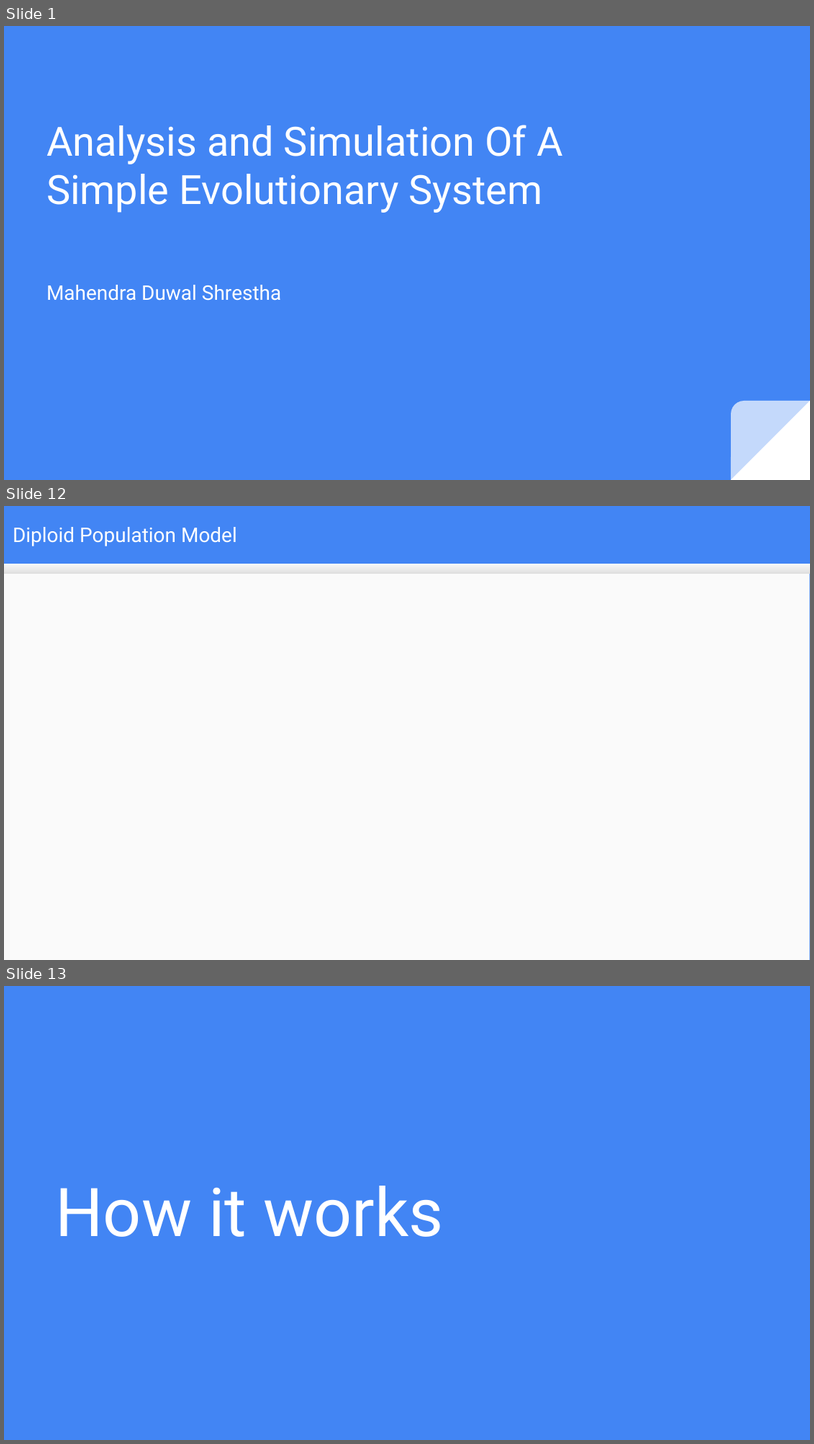
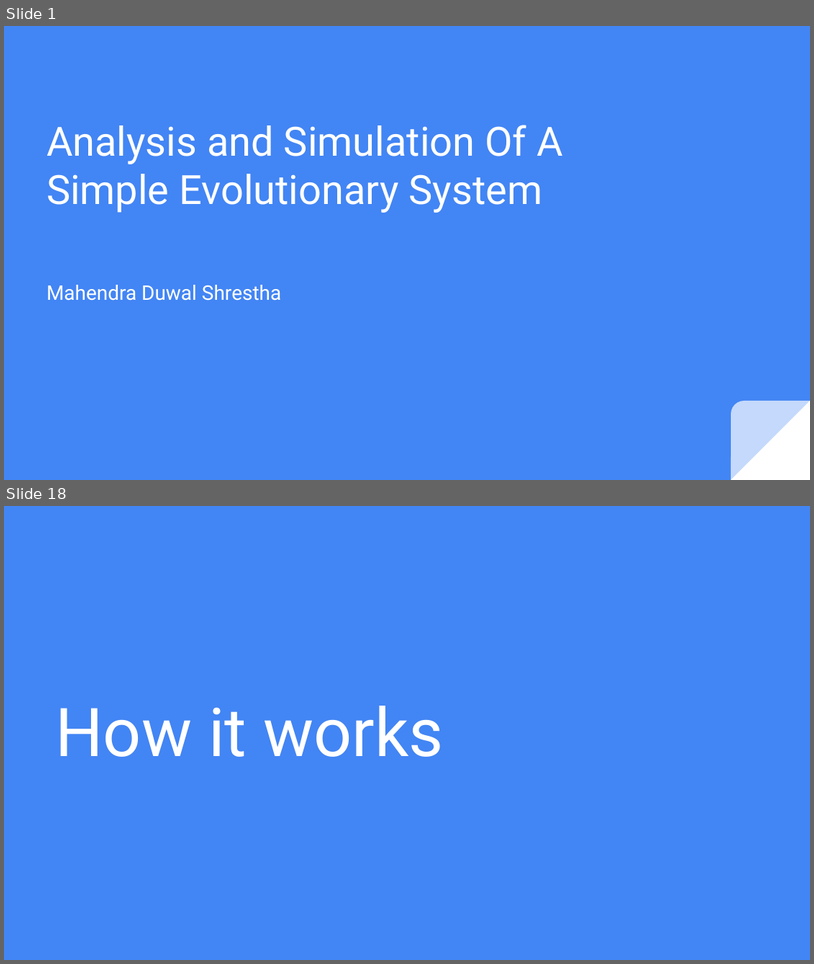
Before and after one commit to mduwalsh/project, a slide deck: thesis_slides_mahendra.odp. Shown one above the other, each under a label of ours: slides 1, 12 and 13 before the commit, slides 1 and 18 after it; the slides between them are not shown. The pictures are 814x1444 and 814x964 pixels, drawn with LibreOffice and Linux fonts; fonts in the diff are those of the drawing. Boxes give left, top, right and bottom in pixels: in the first picture for what was removed or moved away, otherwise in the second. Text is boxed around its words. In the diff, an @@ line names an element or a change of style, - is before the commit and + after.

```diff
--- a/thesis_slides_mahendra.odp
+++ b/thesis_slides_mahendra.odp
@@ slide 12 removed at box(4, 506, 810, 960), background #4285F4 @@
@@ title removed at box(13, 527, 237, 546) @@
-Diploid Population Model
@@ rectangle removed at box(4, 564, 810, 960) @@
@@ rectangle removed at box(4, 564, 810, 574) @@
@@ what was slide 13 is now slide 18 @@
```
Also in this commit, not shown: 6 slides added, 1 other file.
